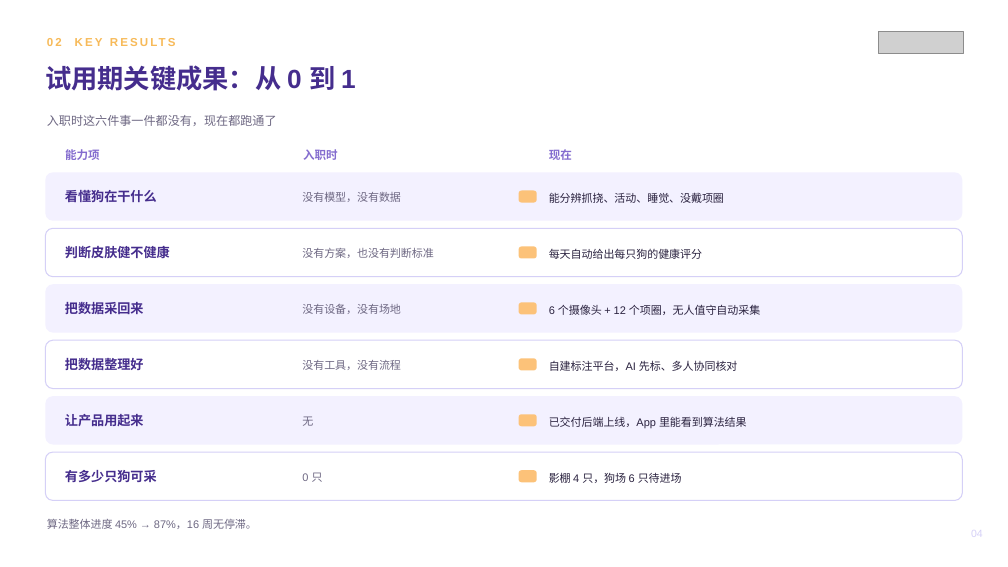
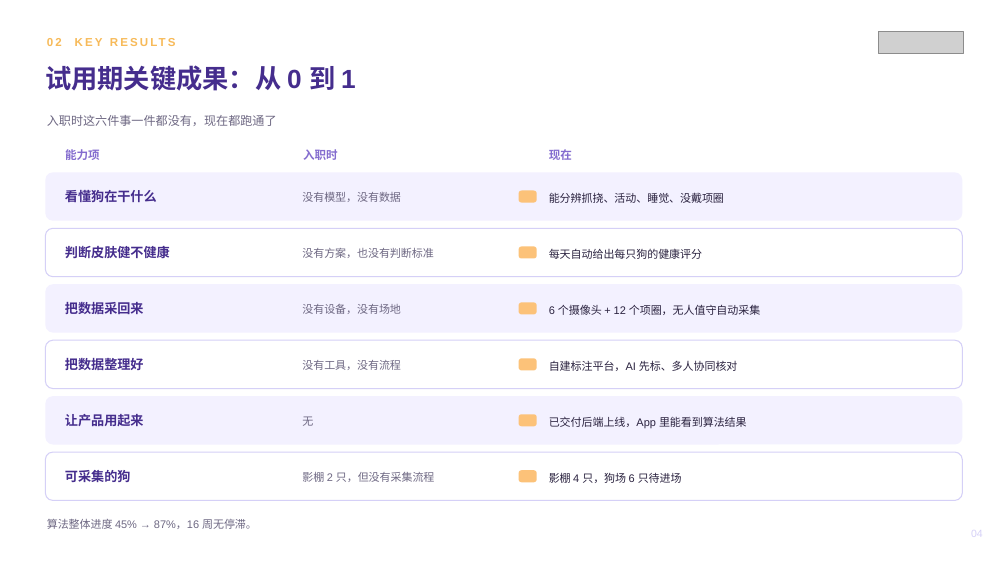
Before and after one commit to zhuyetuo/workplace_soft_skills, a slide deck: slide 4 of 转正述职/转正述职报告-Toky.pptx. Drawn at 1008x567 pixels with LibreOffice and Linux fonts; fonts in the diff are those of the drawing; grey boxes stand for pictures. Boxes give left, top, right and bottom in pixels: in the first picture for what was removed or moved away, otherwise in the second. Text is boxed around its words. In the diff, an @@ line names an element or a change of style, - is before the commit and + after.

```diff
--- a/转正述职/转正述职报告-Toky.pptx
+++ b/转正述职/转正述职报告-Toky.pptx
@@ text at (65, 470, 131, 482): text changed @@
-有多少只狗可采
+可采集的狗
@@ text at (302, 472, 435, 482): text changed @@
-0 只
+影棚 2 只，但没有采集流程
```
Also in this commit, not shown: 1 other slide changed, 1 other file.
